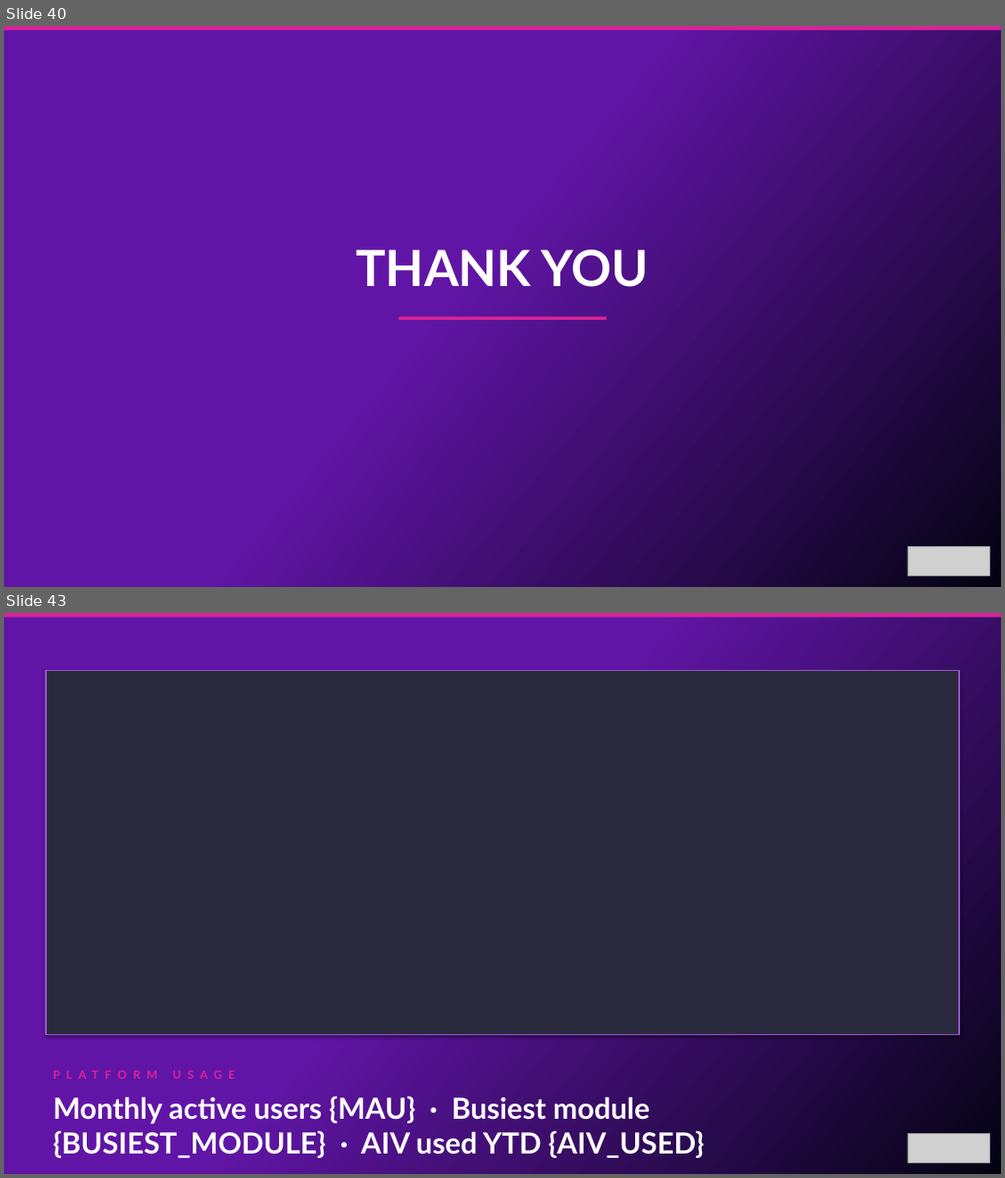
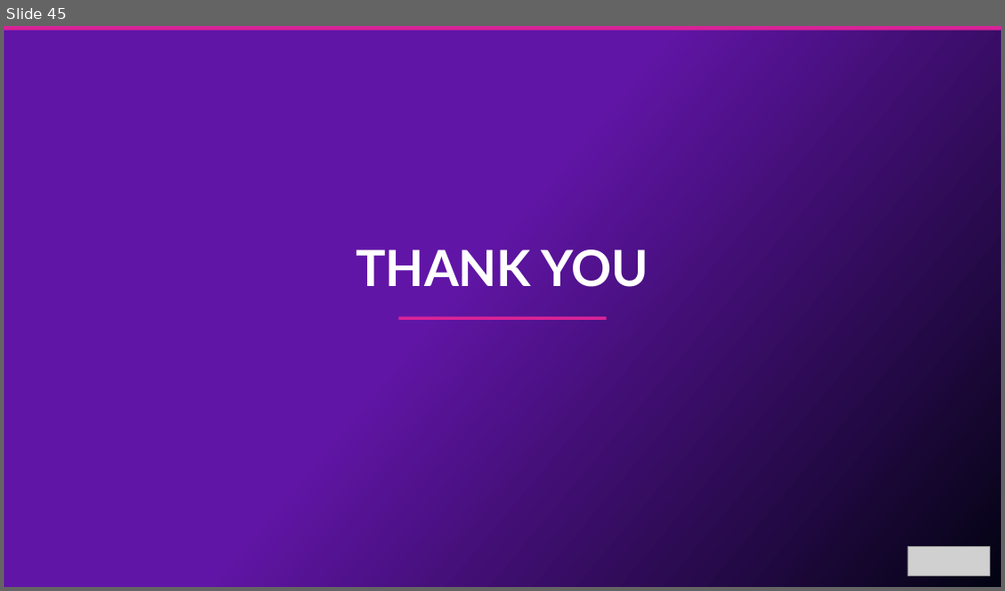
Before and after one commit to oresanniowo-beep/EBR-Gen-v2, a slide deck: EBR_Template.pptx. Shown one above the other, each under a label of ours: slides 40 and 43 before the commit, slide 45 after it; the slides between them are not shown. The pictures are 1005x1178 and 1005x591 pixels, drawn with LibreOffice and Linux fonts; fonts in the diff are those of the drawing; grey boxes stand for pictures. Boxes give left, top, right and bottom in pixels: in the first picture for what was removed or moved away, otherwise in the second. Text is boxed around its words. In the diff, an @@ line names an element or a change of style, - is before the commit and + after.

```diff
--- a/EBR_Template.pptx
+++ b/EBR_Template.pptx
@@ slide 43 removed at [4, 613, 1001, 1174], background gradient #6115A6 to #030312 @@
@@ rectangle removed at [4, 613, 1001, 617] @@
@@ rectangle removed at [46, 671, 960, 1035] @@
@@ text removed at [46, 1064, 960, 1087] @@
-PLATFORM USAGE
@@ text removed at [53, 1095, 704, 1158] @@
-Monthly active users {MAU} · Busiest module {BUSIEST_MODULE} · AIV used YTD {AIV_USED}
@@ picture removed at [907, 1134, 989, 1163] @@
@@ what was slide 40 is now slide 45 @@
```
Also in this commit, not shown: 12 slides changed, 1 slide added.
